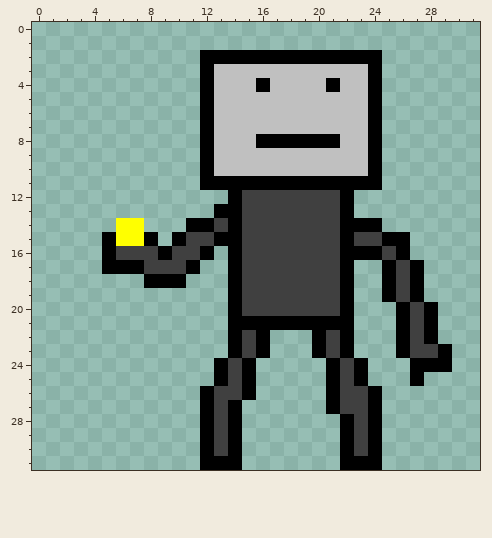
One commit to this pixel-art sprite: sprites/images/spr_looter_0.png. The picture above was drawn from the file before the commit.
The file is 32x32 pixels.
The same view after the edit:
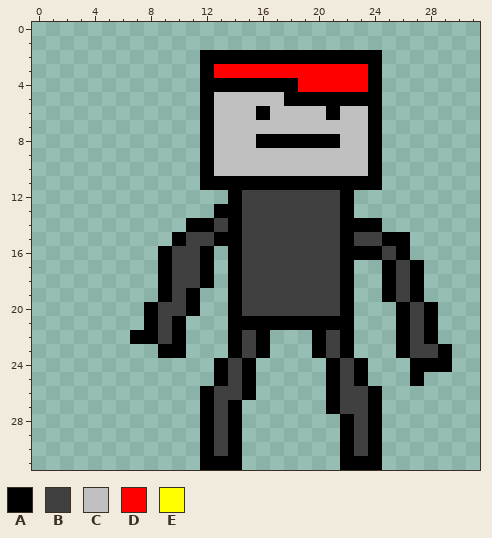
Palette (. is transparent): A #000000  B #404040  C #c0c0c0  D #ff0000  E #ffff00
Change:
Colour A is added in rows 17 to 18 at x 12; in row 19 at x 9 and 11; in row 20 at x 8 and 11; in row 21 at x 8 and 10; in row 22 at x 7 to 8 and 10; in row 23 at x 9 to 10.
Colour A replaces colour B in row 17 at x 9.
Colour A replaces colour C in row 4 at x 13 to 15 and 17 to 18; in row 5 at x 18 to 23; in row 6 at x 16 and 21.
Colour B is added in row 18 at x 11; in row 19 at x 10; in row 20 at x 9 to 10; in rows 21 to 22 at x 9.
Colour B replaces colour A in row 17 at x 11; in row 18 at x 10.
Colour D replaces colour A in row 4 at x 21.
Colour D replaces colour C in row 3 at x 13 to 23; in row 4 at x 19 to 20 and 22 to 23.
Colour A is gone in row 15 at x 5 and 8; in row 16 at x 5; in row 17 at x 5 to 7; in row 18 at x 8.
Colour B is gone in row 16 at x 6 to 8; in row 17 at x 8.
Colour E is gone in rows 14 to 15 at x 6 to 7.
